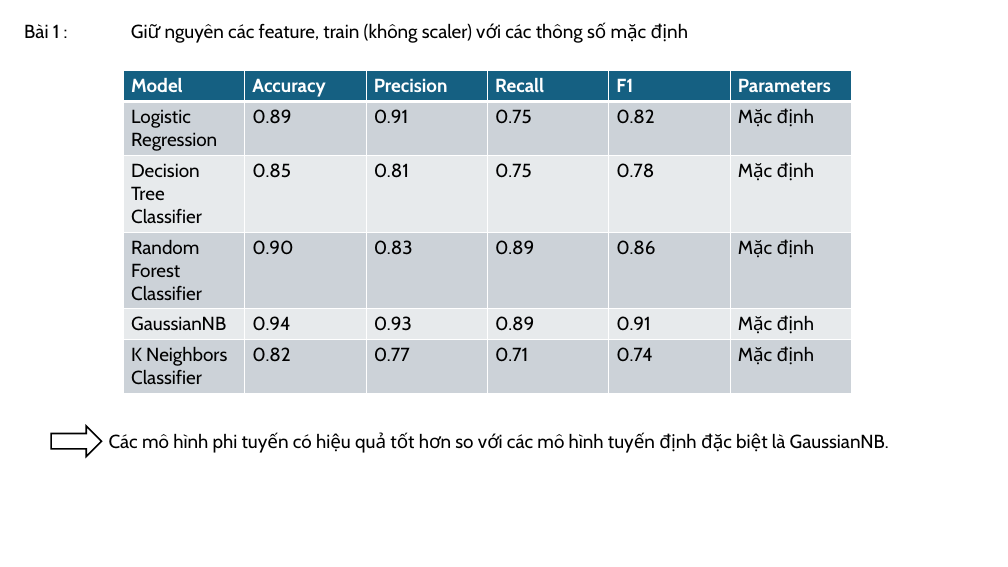
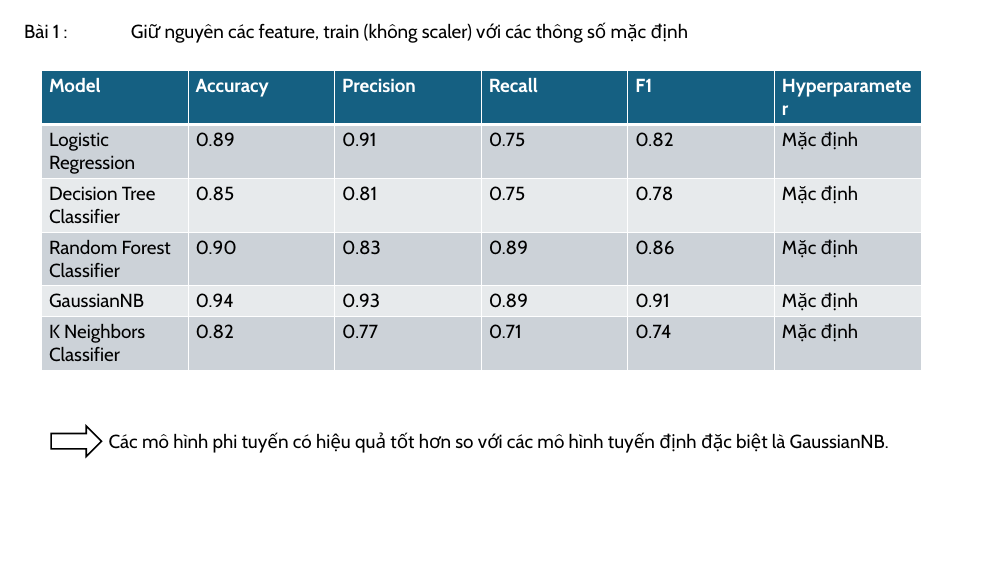
Before and after one commit to ngoctien1710/Th-th-ch-BAI-Labs, a slide deck: slide 1 of Bài 1/báo cáo/báo cáo bài 1.pptx. Drawn at 1008x567 pixels with LibreOffice and Linux fonts; fonts in the diff are those of the drawing. Boxes give left, top, right and bottom in pixels: in the first picture for what was removed or moved away, otherwise in the second. Text is boxed around its words. In the diff, an @@ line names an element or a change of style, - is before the commit and + after.

```diff
--- a/Bài 1/báo cáo/báo cáo bài 1.pptx
+++ b/Bài 1/báo cáo/báo cáo bài 1.pptx
@@ table at [42, 71, 922, 367] @@
-row 1, column 6: Parameters
+row 1, column 6: Hyperparameter
@@ table: place and size @@
-table at [123, 71, 854, 389]
+table at [42, 71, 922, 367]
```
Also in this commit, not shown: 3 other slides changed, 16 other files.
